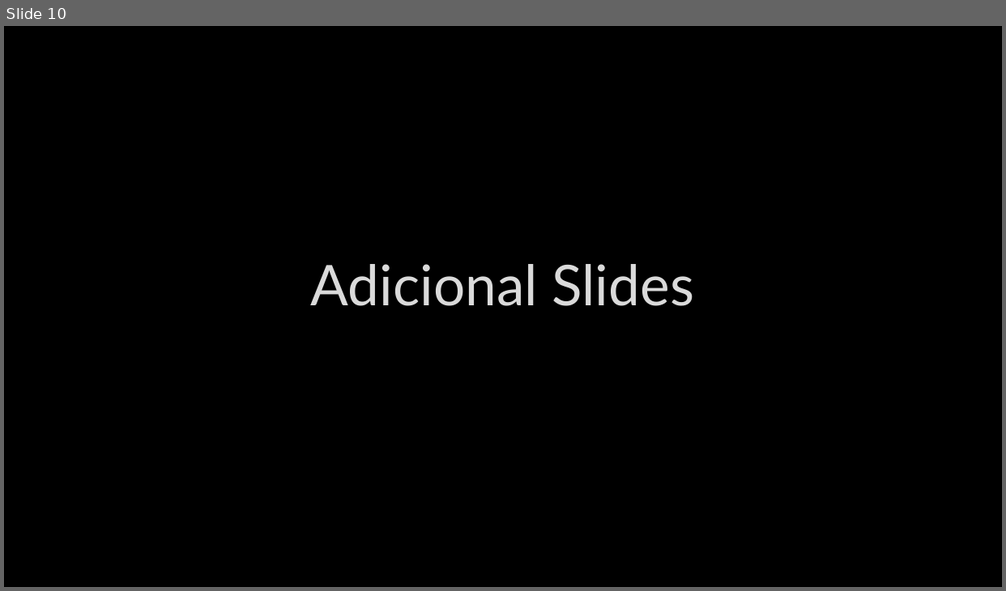
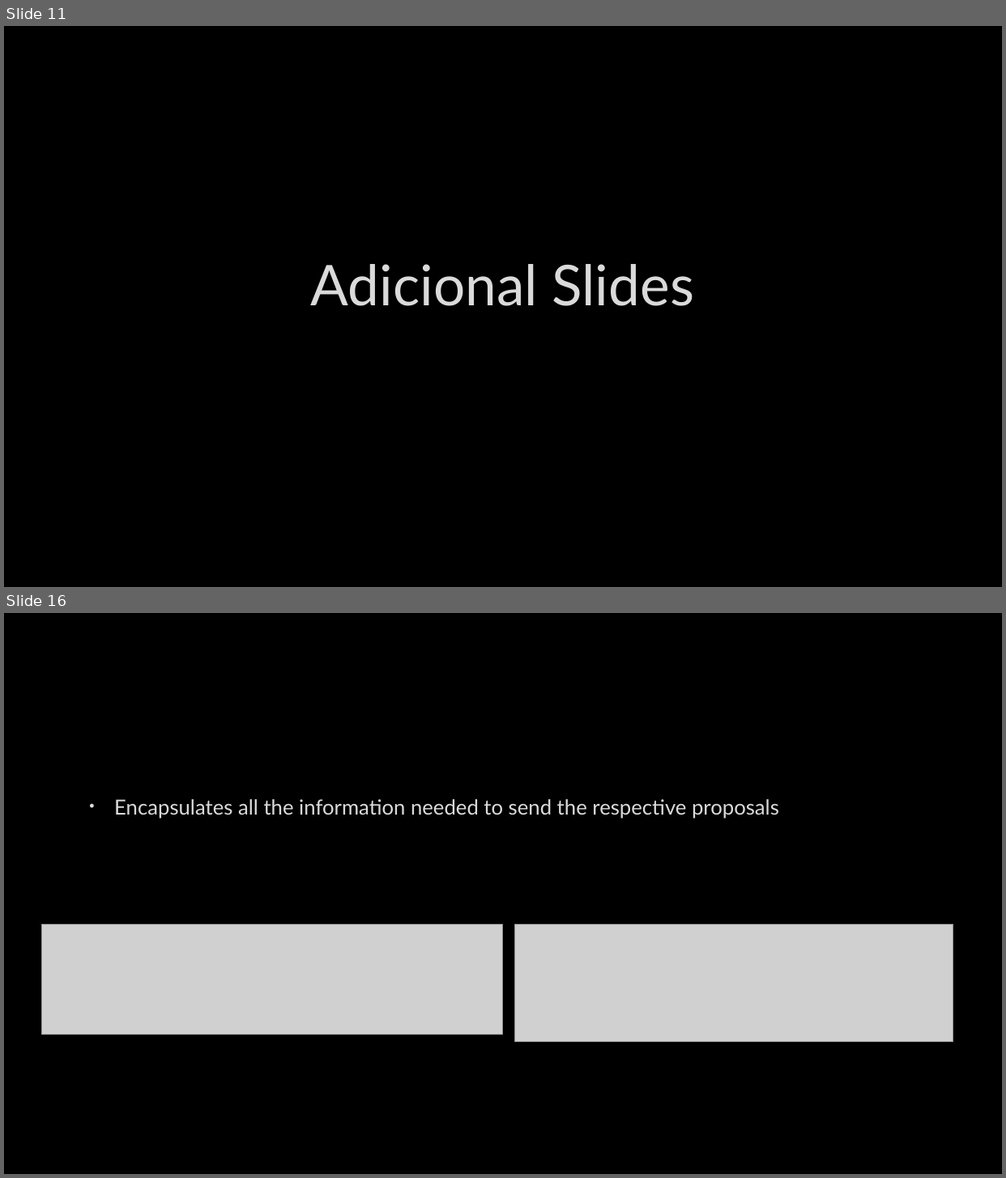
Before and after one commit to joao0903/ASMA, a slide deck: docs/Uber Eats.pptx. Shown one above the other, each under a label of ours: slide 10 before the commit, slides 11 and 16 after it; the slides between them are not shown. The pictures are 1006x591 and 1006x1178 pixels, drawn with LibreOffice and Linux fonts; fonts in the diff are those of the drawing; grey boxes stand for pictures; background and template pictures are left out. Boxes give left, top, right and bottom in pixels: in the first picture for what was removed or moved away, otherwise in the second. Text is boxed around its words. In the diff, an @@ line names an element or a change of style, - is before the commit and + after.

```diff
--- a/docs/Uber Eats.pptx
+++ b/docs/Uber Eats.pptx
@@ slide 16 added at bbox=[4, 613, 1002, 1174], background picture (left out) @@
@@ text added at bbox=[114, 799, 779, 819], 20 pt, text #DADADA @@
+• Encapsulates all the information needed to send the respective proposals
@@ picture added at bbox=[42, 924, 503, 1035] @@
@@ picture added at bbox=[514, 924, 953, 1042] @@
@@ what was slide 10 is now slide 11 @@
```
Also in this commit, not shown: 5 slides changed, 8 other slides added, 3 slides removed, 4 other files.
